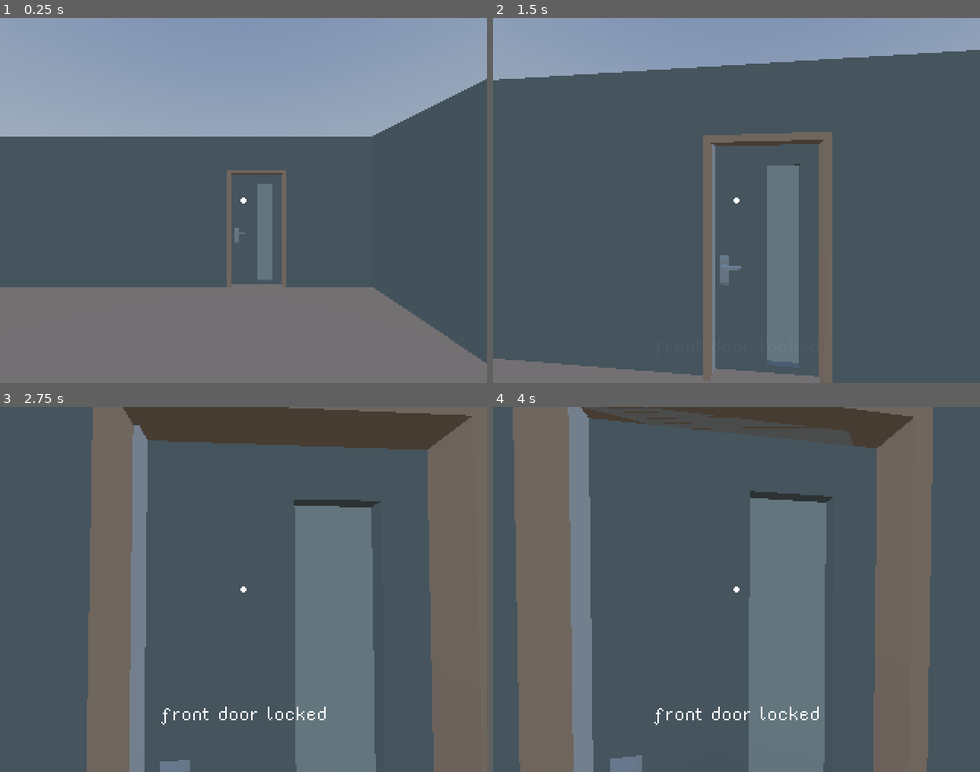
Above: before the commit, frames 1-4 (two rows, left to right).
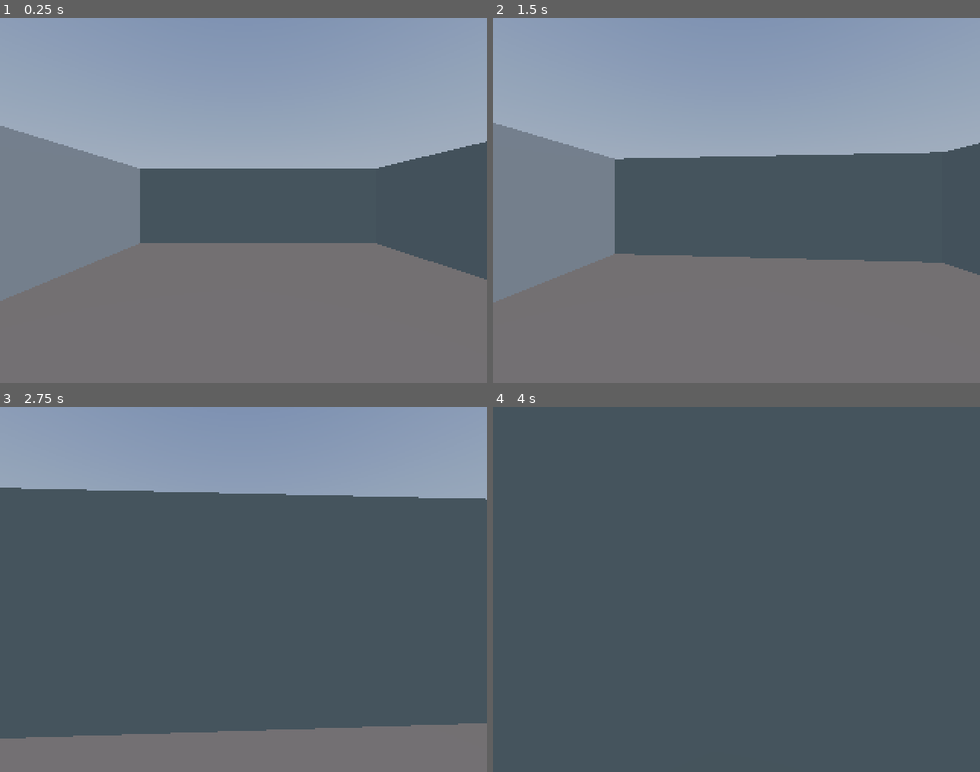
Above: after the commit, the same moments.

Repository: nuzcraft/mildly_haunted
Game: Godot game, scene res://house_scenes/House_01.tscn
Same seed, same stepped clock (60 frames per second), same inputs: the game is played once before the commit and once after it. A sky picture missing from this copy of the repository is replaced by a grey-blue gradient.
Inputs (mouse positions are in pixels of both pictures, inside the frame that each line leads up to):
- Up to frame 1 (0.25 s): no input
- Up to frame 2 (1.5 s): tap Enter at 0.5 s; move the mouse to (760, 200) at 0.52 s; hold W (move_forward) from 0.53 s (still down); click (760, 200) at 0.6 s; tap Space (jump) at 0.77 s; move the mouse to (712, 200) at 1.27 s; click (712, 200) at 1.35 s
- Up to frame 3 (2.75 s): keep holding W (move_forward); tap Space (jump) at 1.52 s; move the mouse to (253, 582) at 2.02 s; click (253, 582) at 2.1 s
- Up to frame 4 (4 s): keep holding W (move_forward); move the mouse to (731, 596) at 2.77 s; click (731, 596) at 2.85 s; tap Space (jump) at 3.02, 3.77 s; move the mouse to (775, 593) at 3.52 s; click (775, 593) at 3.6 s

The runs differ from the first frame. In frame 1, 30% of the frame differs, in the area x 0-100%, y 16-95%; in frame 2, 63%, in the area x 0-100%, y 8-100%; in frame 3, 56%; in frame 4, 41%.

Commit message:
added cursor hide unless hovering on interactable

Diff:
--- a/collision_models/doorway.tscn
+++ b/collision_models/doorway.tscn
@@ -51,7 +51,7 @@
 
 [node name="doorway" instance=ExtResource( 1 )]
 
-[node name="KinematicBody" type="KinematicBody" parent="." index="0"]
+[node name="KinematicBody" type="KinematicBody" parent="." index="0" groups=["interactable"]]
 
 [node name="CollisionShape" type="CollisionShape" parent="KinematicBody" index="0"]
 shape = SubResource( 3 )
--- a/collision_models/doorwayFront.tscn
+++ b/collision_models/doorwayFront.tscn
@@ -65,7 +65,7 @@
 
 [node name="doorwayFront" instance=ExtResource( 1 )]
 
-[node name="KinematicBody" type="KinematicBody" parent="." index="0" groups=["front_door"]]
+[node name="KinematicBody" type="KinematicBody" parent="." index="0" groups=["front_door", "interactable"]]
 
 [node name="doorwayFront(Clone)" type="MeshInstance" parent="KinematicBody" index="0"]
 mesh = SubResource( 1 )
--- a/collision_models/key.tscn
+++ b/collision_models/key.tscn
@@ -5,7 +5,7 @@
 [sub_resource type="ConvexPolygonShape" id=1]
 points = PoolVector3Array( 0.093998, 0.22271, 0.0339293, 0.122825, 0.218895, 0.0339293, 0.093998, 0.22271, -0.0339293,  …(1055 unchanged characters)…
 
-[node name="key" type="KinematicBody"]
+[node name="key" type="KinematicBody" groups=["interactable"]]
 collision_mask = 0
 
 [node name="key" parent="." instance=ExtResource( 1 )]
--- a/house_scenes/House_01.tscn
+++ b/house_scenes/House_01.tscn
@@ -15,7 +15,7 @@
 transform = Transform( -4.37114e-08, 0, 1, 0, 1, 0, -1, 0, -4.37114e-08, 10.05, 0, -0.75 )
 
 [node name="player" parent="." index="6" instance=ExtResource( 2 )]
-transform = Transform( -4.37114e-08, 0, -1, 0, 1, 0, 1, 0, -4.37114e-08, 8.44441, 0.291473, -1.10908 )
+transform = Transform( -4.37114e-08, 0, -1, 0, 1, 0, 1, 0, -4.37114e-08, 6.92608, 0.291473, -8.23285 )
 
 [editable path="doors/bathroom_door"]
 [editable path="doors/bedroom_door_pivot/bedroom_door"]
--- a/player.gd
+++ b/player.gd
@@ -22,6 +22,7 @@
 onready var message := $Message
 onready var messageTimer := $MessageTimer
 onready var animationPlayer := $AnimationPlayer
+onready var crosshair := $Crosshair
 
 var has_bedroom_key = false
 var has_bathroom_key = false
@@ -32,8 +33,9 @@
 var front_door_open = false
 
 func _ready():
-	#hides the cursor
 	Input.set_mouse_mode(Input.MOUSE_MODE_CAPTURED)
+	crosshair.hide()
+	print(crosshair.visible)
 
 func _input(event):
 	#get mouse input for camera rotation
@@ -45,7 +47,6 @@
 	if Input.is_action_just_pressed("select"):
 		if ray.is_colliding():
 			var collider = ray.get_collider()
-			print(collider)
 			if collider.is_in_group("bedroom_door"):
 				if not bedroom_door_open:
 					if has_bedroom_key:
@@ -91,6 +92,8 @@
 		camera.set_as_toplevel(false)
 		camera.global_transform = head.global_transform
 
+	show_interact_crosshair()
+
 func _physics_process(delta):
 	#get keyboard input
 	direction = Vector3.ZERO
@@ -131,3 +134,14 @@
 
 func _on_MessageTimer_timeout():
 	animationPlayer.play("Message_FadeOut")
+
+func show_interact_crosshair():
+	if ray.is_colliding():
+		var collider = ray.get_collider()
+		if collider:
+			if collider.is_in_group("interactable"):
+				if not crosshair.visible:
+					animationPlayer.play("Crosshair_FadeIn")
+				return
+	if crosshair.visible:
+		animationPlayer.play("Crosshair_FadeOut")
--- a/player.tscn
+++ b/player.tscn
@@ -13,6 +13,64 @@
 [sub_resource type="DynamicFont" id=3]
 font_data = ExtResource( 3 )
 
+[sub_resource type="Animation" id=7]
+resource_name = "Crosshair_FadeIn"
+length = 0.15
+step = 0.05
+tracks/0/type = "value"
+tracks/0/path = NodePath("Crosshair:modulate")
+tracks/0/interp = 1
+tracks/0/loop_wrap = true
+tracks/0/imported = false
+tracks/0/enabled = true
+tracks/0/keys = {
+"times": PoolRealArray( 0, 0.15 ),
+"transitions": PoolRealArray( 1, 1 ),
+"update": 0,
+"values": [ Color( 1, 1, 1, 0 ), Color( 1, 1, 1, 1 ) ]
+}
+tracks/1/type = "value"
+tracks/1/path = NodePath("Crosshair:visible")
+tracks/1/interp = 1
+tracks/1/loop_wrap = true
+tracks/1/imported = false
+tracks/1/enabled = true
+tracks/1/keys = {
+"times": PoolRealArray( 0 ),
+"transitions": PoolRealArray( 1 ),
+"update": 1,
+"values": [ true ]
+}
+
+[sub_resource type="Animation" id=8]
+resource_name = "Crosshair_FadeOut"
+length = 0.15
+step = 0.05
+tracks/0/type = "value"
+tracks/0/path = NodePath("Crosshair:modulate")
+tracks/0/interp = 1
+tracks/0/loop_wrap = true
+tracks/0/imported = false
+tracks/0/enabled = true
+tracks/0/keys = {
+"times": PoolRealArray( 0, 0.15 ),
+"transitions": PoolRealArray( 1, 1 ),
+"update": 0,
+"values": [ Color( 1, 1, 1, 1 ), Color( 1, 1, 1, 0 ) ]
+}
+tracks/1/type = "value"
+tracks/1/path = NodePath("Crosshair:visible")
+tracks/1/interp = 1
+tracks/1/loop_wrap = true
+tracks/1/imported = false
+tracks/1/enabled = true
+tracks/1/keys = {
+"times": PoolRealArray( 0.15 ),
+"transitions": PoolRealArray( 1 ),
+"update": 1,
+"values": [ false ]
+}
+
 [sub_resource type="Animation" id=4]
 resource_name = "Message_FadeIn"
 length = 0.5
@@ -94,6 +152,30 @@
 "transitions": PoolRealArray( 1 ),
 "update": 0,
 "values": [ Vector2( 89.5, 193.5 ) ]
+}
+tracks/2/type = "value"
+tracks/2/path = NodePath("Crosshair:modulate")
+tracks/2/interp = 1
+tracks/2/loop_wrap = true
+tracks/2/imported = false
+tracks/2/enabled = true
+tracks/2/keys = {
+"times": PoolRealArray( 0 ),
+"transitions": PoolRealArray( 1 ),
+"update": 0,
+"values": [ Color( 1, 1, 1, 1 ) ]
+}
+tracks/3/type = "value"
+tracks/3/path = NodePath("Crosshair:visible")
+tracks/3/interp = 1
+tracks/3/loop_wrap = true
+tracks/3/imported = false
+tracks/3/enabled = true
+tracks/3/keys = {
+"times": PoolRealArray( 0 ),
+"transitions": PoolRealArray( 1 ),
+"update": 0,
+"values": [ true ]
 }
 
 [node name="player" type="KinematicBody"]
@@ -154,6 +236,8 @@
 one_shot = true
 
 [node name="AnimationPlayer" type="AnimationPlayer" parent="."]
+anims/Crosshair_FadeIn = SubResource( 7 )
+anims/Crosshair_FadeOut = SubResource( 8 )
 anims/Message_FadeIn = SubResource( 4 )
 anims/Message_FadeOut = SubResource( 5 )
 anims/RESET = SubResource( 6 )
Not shown: 1 places in player.tscn that only renumber resources
Not shown, changed: README.md
